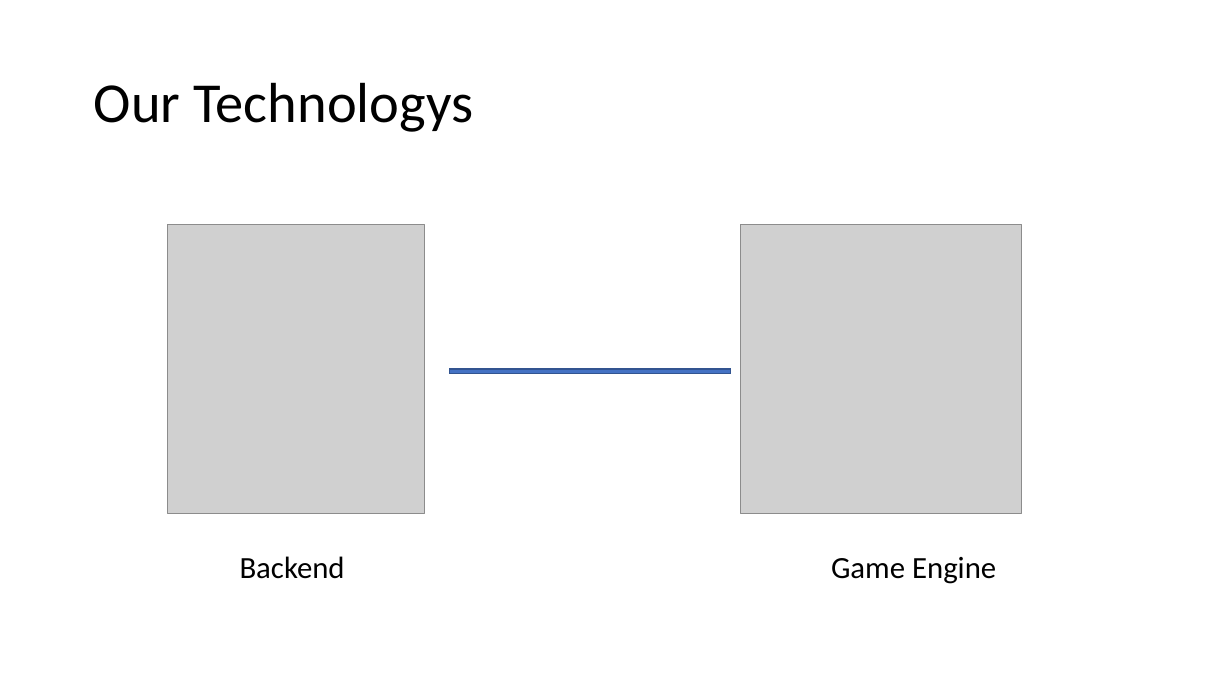
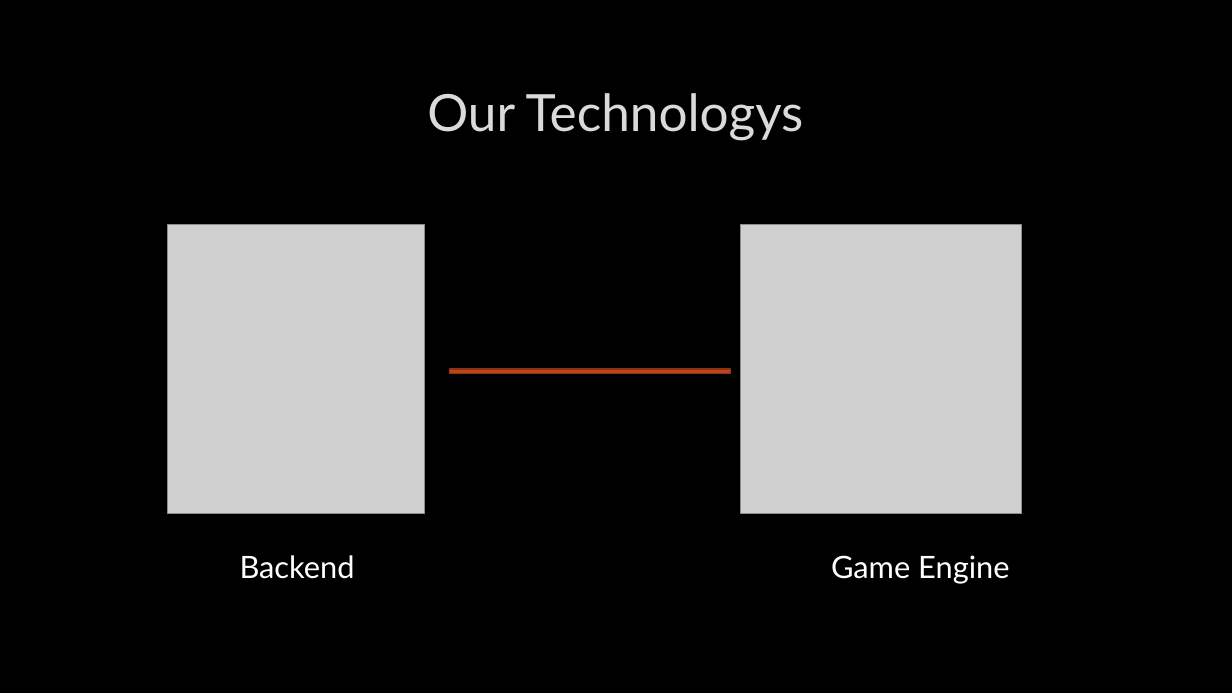
Before and after one commit to KericAlpha/KingdomOfSouls, a slide deck: slide 7 of Presentation/Kingdom of Souls.pptx (slide 6 before the commit). Drawn at 1232x693 pixels with LibreOffice and Linux fonts; fonts in the diff are those of the drawing; grey boxes stand for pictures; background and template pictures are left out. Boxes give left, top, right and bottom in pixels: in the first picture for what was removed or moved away, otherwise in the second. Text is boxed around its words. In the diff, an @@ line names an element or a change of style, - is before the commit and + after.

```diff
--- a/Presentation/Kingdom of Souls.pptx
+++ b/Presentation/Kingdom of Souls.pptx
@@ background #FFFFFF to picture (left out) @@
@@ title "Our Technologys": place and size @@
-title "Our Technologys" at <box>94,82,473,132</box>
+title "Our Technologys" at <box>427,93,804,140</box>
@@ title "Our Technologys" at <box>427,93,804,140</box>: size 44 to 40 pt, font Calibri to Lato, text colour #000000 to #DADADA, letter outline none to #404040 0.75 pt; alignment left to centre; line spacing 0.9 to 1 @@
@@ rectangle at <box>449,369,730,373</box>: fill #4472C4 to #BC451B; outline #325491 1 pt to #8B3314 1.25 pt @@
@@ text "Backend" at <box>240,555,355,579</box>: font Calibri to Lato, text colour #000000 to #FFFFFF @@
@@ text "Game Engine" at <box>831,555,1009,584</box>: font Calibri to Lato, text colour #000000 to #FFFFFF @@
```
Also in this commit, not shown: 4 other slides changed, 2 slides added, 2 slides removed.
